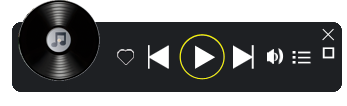
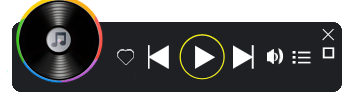
Revision of a layered 347 × 106 image; what changed, layer by layer:
added layer "六色进度条" above "黄色进度条" over [16, 0, 103, 83]
renamed "七彩进度条" to "七彩十六色进度条", showed it over [6, 0, 136, 83]
